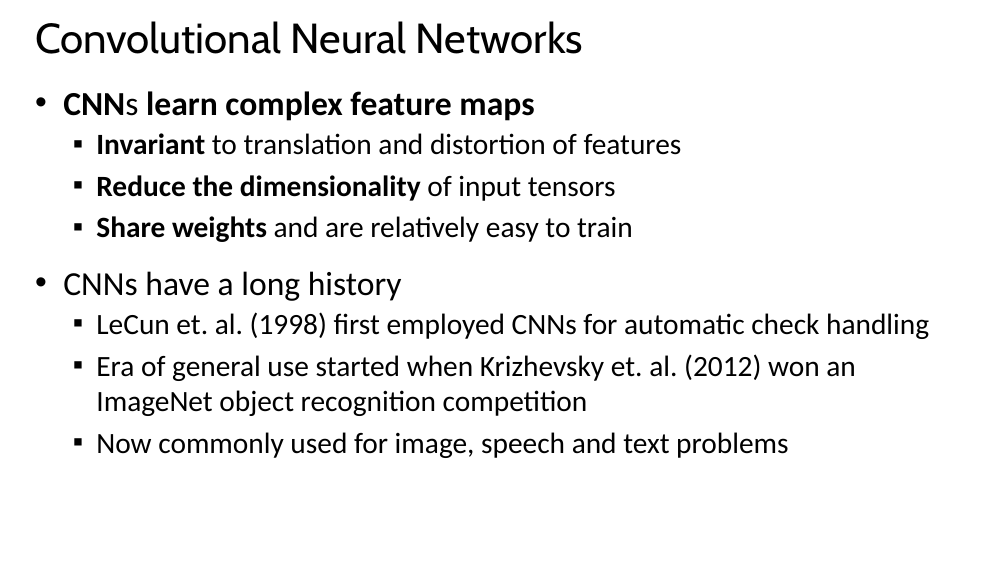
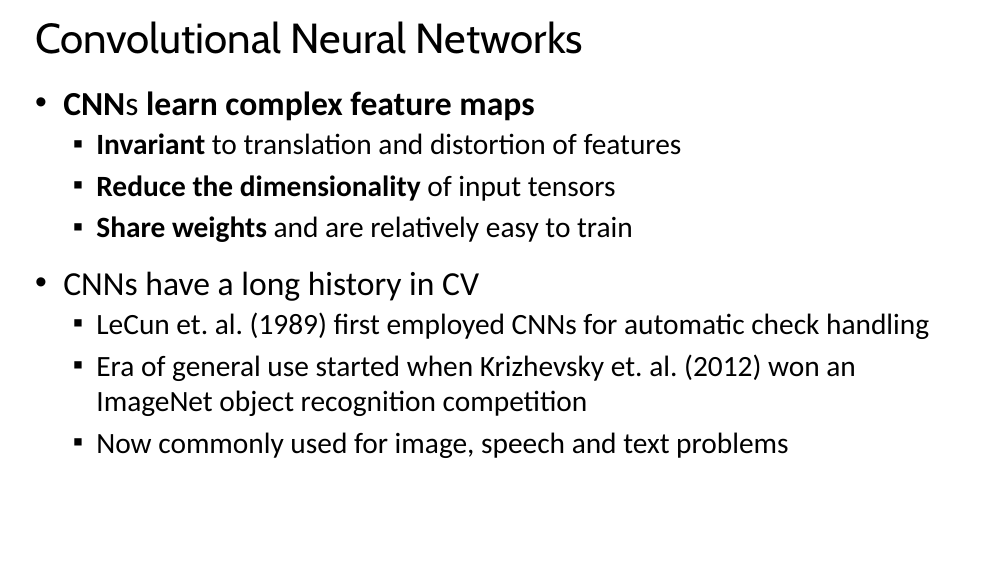
Before and after one commit to StephenElston/CSCI-E25, a slide deck: slide 3 of Slides/6_ConvolutionalNNs.pptx. Drawn at 1008x567 pixels with LibreOffice and Linux fonts; fonts in the diff are those of the drawing. Boxes give left, top, right and bottom in pixels: in the first picture for what was removed or moved away, otherwise in the second. Text is boxed around its words. In the diff, an @@ line names an element or a change of style, - is before the commit and + after.

```diff
--- a/Slides/6_ConvolutionalNNs.pptx
+++ b/Slides/6_ConvolutionalNNs.pptx
@@ text at (63,271,929,339): text changed @@
-• CNNs have a long history
-  ▪ LeCun et. al. (1998) first employed CNNs for automatic check handling
+• CNNs have a long history in CV
+  ▪ LeCun et. al. (1989) first employed CNNs for automatic check handling
```
Also in this commit, not shown: 3 other slides changed, 1 slide added.
